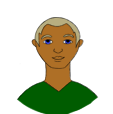
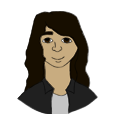
Before/after of a 113×114 layered artwork. What changed in the layer stack:
added layer "Layer 22" above "Layer 20" over [17, 11, 99, 114]
hid "Layer 20" over [16, 17, 99, 114]
